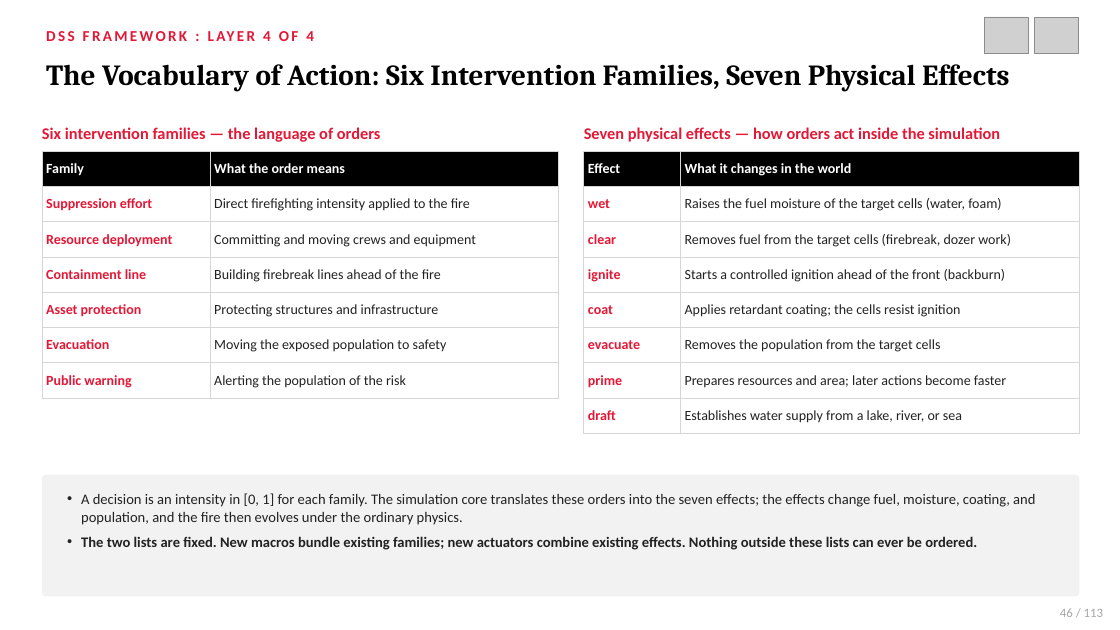
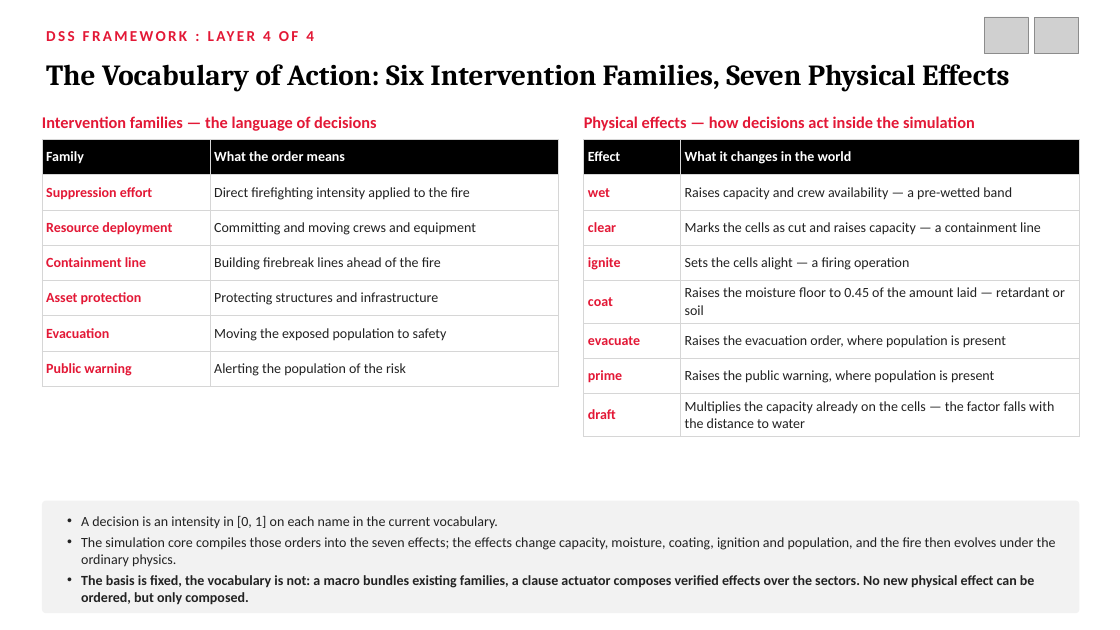
Before and after one commit to northwind13/Enhanced_DSS, a slide deck: slide 45 of 01_Thesis/DisasterAware_Presentation.pptx (slide 46 before the commit). Drawn at 1120x630 pixels with LibreOffice and Linux fonts; fonts in the diff are those of the drawing; grey boxes stand for pictures. Boxes give left, top, right and bottom in pixels: in the first picture for what was removed or moved away, otherwise in the second. Text is boxed around its words. In the diff, an @@ line names an element or a change of style, - is before the commit and + after.

```diff
--- a/01_Thesis/DisasterAware_Presentation.pptx
+++ b/01_Thesis/DisasterAware_Presentation.pptx
@@ text at <box>42,116,376,131</box>: text changed @@
-Six intervention families — the language of orders
+Intervention families — the language of decisions
@@ text at <box>584,116,975,131</box>: text changed @@
-Seven physical effects — how orders act inside the simulation
+Physical effects — how decisions act inside the simulation
@@ table: place and size @@
-table at <box>42,151,559,398</box>
+table at <box>42,139,559,386</box>
@@ table at <box>584,139,1080,435</box> @@
-row 2, column 2: Raises the fuel moisture of the target cells (water, foam)
+row 2, column 2: Raises capacity and crew availability — a pre-wetted band
-row 3, column 2: Removes fuel from the target cells (firebreak, dozer work)
+row 3, column 2: Marks the cells as cut and raises capacity — a containment line
-row 4, column 2: Starts a controlled ignition ahead of the front (backburn)
+row 4, column 2: Sets the cells alight — a firing operation
-row 5, column 2: Applies retardant coating; the cells resist ignition
+row 5, column 2: Raises the moisture floor to 0.45 of the amount laid — retardant or soil
-row 6, column 2: Removes the population from the target cells
+row 6, column 2: Raises the evacuation order, where population is present
-row 7, column 2: Prepares resources and area; later actions become faster
+row 7, column 2: Raises the public warning, where population is present
-row 8, column 2: Establishes water supply from a lake, river, or sea
+row 8, column 2: Multiplies the capacity already on the cells — the factor falls with the distance to water
@@ table: place and size @@
-table at <box>584,151,1080,434</box>
+table at <box>584,139,1080,435</box>
@@ rounded rectangle: place and size @@
-rounded rectangle at <box>42,475,1080,597</box>
+rounded rectangle at <box>42,501,1080,613</box>
@@ text at <box>81,516,1056,605</box>: text changed; size 12.5 to 12 pt @@
-• A decision is an intensity in [0, 1] for each family. The simulation core translates these orders into the seven effects; the effects change fuel, moisture, coating, and population, and the fire then evolves under the ordinary physics.
-• The two lists are fixed. New macros bundle existing families; new actuators combine existing effects. Nothing outside these lists can ever be ordered.
+• A decision is an intensity in [0, 1] on each name in the current vocabulary.
+• The simulation core compiles those orders into the seven effects; the effects change capacity, moisture, coating, ignition and population, and the fire then evolves under the ordinary physics.
+• The basis is fixed, the vocabulary is not: a macro bundles existing families, a clause actuator composes verified effects over the sectors. No new physical effect can be ordered, but only composed.
@@ text removed at <box>1060,608,1104,617</box> @@
-46 / 113
```
Also in this commit, not shown: 67 other slides changed, 20 slides added, 44 slides removed, 15 other files.
